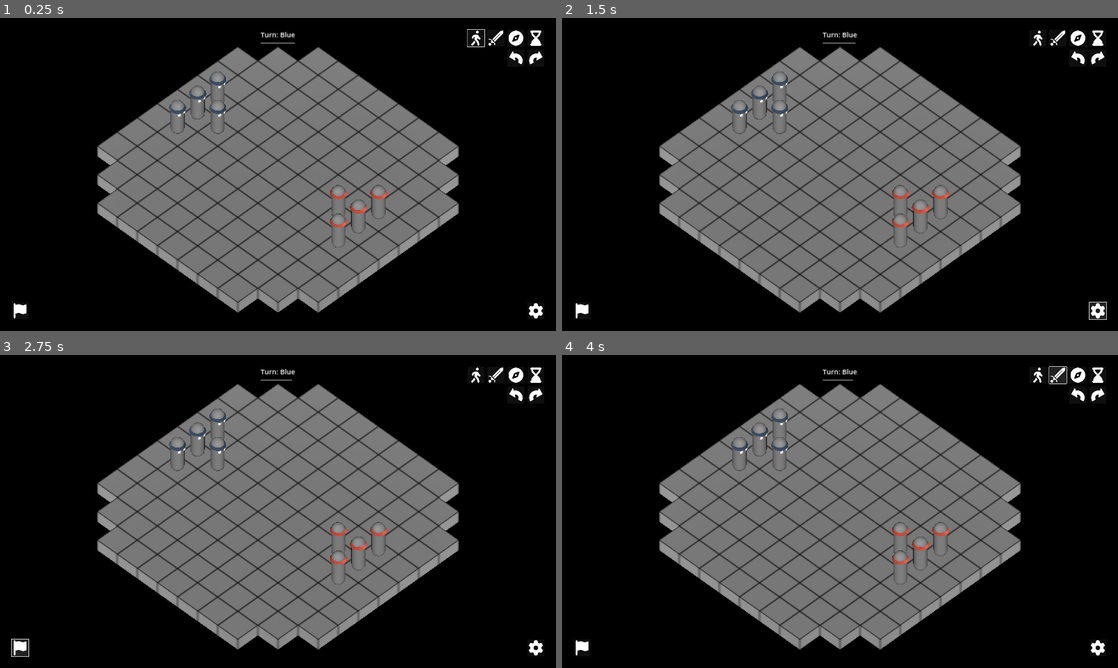
Above: before the commit, frames 1-4 (two rows, left to right).
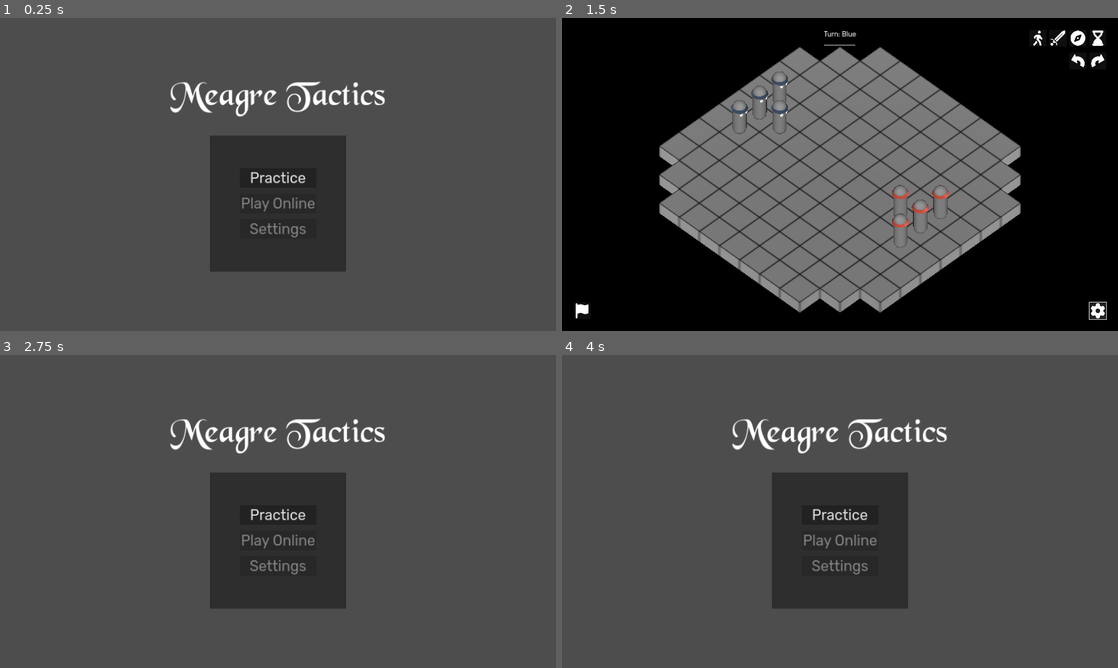
Above: after the commit, the same moments.

Repository: telmotrooper/meagre-tactics
Game: Godot game, scene res://ui/title_screen.tscn
The game is run twice, just before and just after one commit, with the same random seed, the same clock (stepped at 60 frames per second) and the same inputs. Before the commit the project starts from res://main.tscn.
Inputs (mouse positions are in pixels of both pictures, inside the frame that each line leads up to):
- Up to frame 1 (0.25 s): no input
- Up to frame 2 (1.5 s): click (840, 177) at 0.5 s, where only the run after the commit has a clickable "Practice"; click (1095, 312) at 1.25 s
- Up to frame 3 (2.75 s): click (22, 649) at 2 s
- Up to frame 4 (4 s): click (1040, 373) at 2.77 s; click (1056, 373) at 3.52 s

The runs differ from the first frame. In frame 1, 95% of the frame differs, in the area x 0-100%, y 0-100%; in frame 2, 0.2%; in frame 3, 95%; in frame 4, 95%.

Commit message:
initial title screen (#23)
* initial title screen

* surrender button returns to title screen

* added font 'black chancery'

* added font 'rubik regular'

* added panel on title screen

* added background music

Diff:
--- a/autoload/game_state.gd
+++ b/autoload/game_state.gd
@@ -4,6 +4,8 @@
 signal unit_hovered
 @warning_ignore("unused_signal")
 signal not_hovering_any_unit
+
+const TITLE_SCREEN := "res://ui/title_screen.tscn"
 
 @export var end_turn_sound: AudioStream
 
@@ -23,3 +25,6 @@
 func play_sound(audio_stream: AudioStream) -> void:
 	$AudioStreamPlayer.stream = audio_stream
 	$AudioStreamPlayer.play()
+
+func change_scene(path: String) -> void:
+	get_tree().change_scene_to_file(path)
--- a/autoload/game_state.tscn
+++ b/autoload/game_state.tscn
@@ -1,10 +1,15 @@
-[gd_scene load_steps=3 format=3 uid="uid://cpcaw8n28awfh"]
+[gd_scene load_steps=4 format=3 uid="uid://cpcaw8n28awfh"]
 
 [ext_resource type="Script" path="res://autoload/game_state.gd" id="1_rsbb3"]
 [ext_resource type="AudioStream" uid="uid://b4xl3iykj5xuh" path="res://sounds/game_sound_plucked_harp_warm_success_tone_zapsplat.mp3" id="2_i5f31"]
+[ext_resource type="AudioStream" uid="uid://yuxwjfottcan" path="res://sounds/i_know_im_nothing_biiansu_zapsplat.mp3" id="3_d4lek"]
 
 [node name="GameState" type="Node"]
 script = ExtResource("1_rsbb3")
 end_turn_sound = ExtResource("2_i5f31")
 
+[node name="BackgroundMusicPlayer" type="AudioStreamPlayer" parent="."]
+stream = ExtResource("3_d4lek")
+autoplay = true
+
 [node name="AudioStreamPlayer" type="AudioStreamPlayer" parent="."]
--- /dev/null
+++ b/game.tscn
@@ -0,0 +1,69 @@
+[gd_scene load_steps=10 format=3 uid="uid://cm7b76vakvonu"]
+
+[ext_resource type="Script" path="res://game.gd" id="1_2c1y3"]
+[ext_resource type="PackedScene" uid="uid://c7ss0ckdihwsf" path="res://board.tscn" id="2_qole7"]
+[ext_resource type="Script" path="res://board.gd" id="3_wltfk"]
+[ext_resource type="PackedScene" uid="uid://bfr6ahl1msuvj" path="res://unit/unit.tscn" id="4_p2ii1"]
+[ext_resource type="Script" path="res://camera_pivot.gd" id="5_xqxay"]
+[ext_resource type="AudioStream" uid="uid://dhra8lxayunuw" path="res://sounds/ceramic_square_bowl_turn_or_rotate_on_stone_surface_1_zapsplat.mp3" id="6_b454t"]
+[ext_resource type="AudioStream" uid="uid://xxejjtcm12rr" path="res://sounds/ceramic_square_bowl_turn_or_rotate_on_stone_surface_2_zapsplat.mp3" id="7_byk71"]
+[ext_resource type="PackedScene" uid="uid://djmy0eeab85si" path="res://ui/ui.tscn" id="8_aoq4e"]
+
+[sub_resource type="Environment" id="Environment_loftu"]
+background_mode = 1
+
+[node name="Game" type="Node3D"]
+script = ExtResource("1_2c1y3")
+
+[node name="Board" parent="." instance=ExtResource("2_qole7")]
+script = ExtResource("3_wltfk")
+
+[node name="Team1" type="Node" parent="Board"]
+
+[node name="Unit" parent="Board/Team1" instance=ExtResource("4_p2ii1")]
+transform = Transform3D(-4.37114e-08, 0, 1, 0, 1, 0, -1, 0, -4.37114e-08, -4, 1, -1)
+
+[node name="Unit2" parent="Board/Team1" instance=ExtResource("4_p2ii1")]
+transform = Transform3D(-4.37114e-08, 0, 1, 0, 1, 0, -1, 0, -4.37114e-08, -4, 1, 0)
+
+[node name="Unit3" parent="Board/Team1" instance=ExtResource("4_p2ii1")]
+transform = Transform3D(-4.37114e-08, 0, 1, 0, 1, 0, -1, 0, -4.37114e-08, -3, 1, 0)
+
+[node name="Unit4" parent="Board/Team1" instance=ExtResource("4_p2ii1")]
+transform = Transform3D(-4.37114e-08, 0, 1, 0, 1, 0, -1, 0, -4.37114e-08, -4, 1, 1)
+
+[node name="Team2" type="Node" parent="Board"]
+
+[node name="Unit" parent="Board/Team2" instance=ExtResource("4_p2ii1")]
+transform = Transform3D(1.31134e-07, 0, -1, 0, 1, 0, 1, 0, 1.31134e-07, 4, 1, 1)
+color = "red"
+
+[node name="Unit2" parent="Board/Team2" instance=ExtResource("4_p2ii1")]
+transform = Transform3D(1.31134e-07, 0, -1, 0, 1, 0, 1, 0, 1.31134e-07, 4, 1, -2.18557e-08)
+color = "red"
+
+[node name="Unit3" parent="Board/Team2" instance=ExtResource("4_p2ii1")]
+transform = Transform3D(1.31134e-07, 0, -1, 0, 1, 0, 1, 0, 1.31134e-07, 3, 1, 6.55671e-08)
+color = "red"
+
+[node name="Unit4" parent="Board/Team2" instance=ExtResource("4_p2ii1")]
+transform = Transform3D(1.31134e-07, 0, -1, 0, 1, 0, 1, 0, 1.31134e-07, 4, 1, -1)
+color = "red"
+
+[node name="CameraPivot" type="Node3D" parent="."]
+script = ExtResource("5_xqxay")
+sound_effect_left = ExtResource("6_b454t")
+sound_effect_right = ExtResource("7_byk71")
+
+[node name="Camera3D" type="Camera3D" parent="CameraPivot"]
+transform = Transform3D(0.707107, -0.5, 0.5, 0, 0.707107, 0.707107, -0.707107, -0.5, 0.5, 3, 4.5, 3)
+projection = 1
+size = 11.0
+
+[node name="DirectionalLight3D" type="DirectionalLight3D" parent="CameraPivot"]
+transform = Transform3D(0.707107, -0.5, 0.5, 0, 0.707107, 0.707107, -0.707107, -0.5, 0.5, 4, 5, 4)
+
+[node name="WorldEnvironment" type="WorldEnvironment" parent="."]
+environment = SubResource("Environment_loftu")
+
+[node name="UI" parent="." instance=ExtResource("8_aoq4e")]
--- a/main.tscn
+++ /dev/null
@@ -1,69 +0,0 @@
-[gd_scene load_steps=10 format=3 uid="uid://cm7b76vakvonu"]
-
-[ext_resource type="PackedScene" uid="uid://c7ss0ckdihwsf" path="res://board.tscn" id="1_655q7"]
-[ext_resource type="Script" path="res://main.gd" id="1_m5qru"]
-[ext_resource type="PackedScene" uid="uid://bfr6ahl1msuvj" path="res://unit/unit.tscn" id="2_6erff"]
-[ext_resource type="Script" path="res://board.gd" id="2_w2gau"]
-[ext_resource type="Script" path="res://camera_pivot.gd" id="3_6mpia"]
-[ext_resource type="PackedScene" uid="uid://djmy0eeab85si" path="res://ui/ui.tscn" id="5_n4uyp"]
-[ext_resource type="AudioStream" uid="uid://dhra8lxayunuw" path="res://sounds/ceramic_square_bowl_turn_or_rotate_on_stone_surface_1_zapsplat.mp3" id="6_qjc6m"]
-[ext_resource type="AudioStream" uid="uid://xxejjtcm12rr" path="res://sounds/ceramic_square_bowl_turn_or_rotate_on_stone_surface_2_zapsplat.mp3" id="7_aiorw"]
-
-[sub_resource type="Environment" id="Environment_loftu"]
-background_mode = 1
-
-[node name="Main" type="Node3D"]
-script = ExtResource("1_m5qru")
-
-[node name="Board" parent="." instance=ExtResource("1_655q7")]
-script = ExtResource("2_w2gau")
-
-[node name="Team1" type="Node" parent="Board"]
-
-[node name="Unit" parent="Board/Team1" instance=ExtResource("2_6erff")]
-transform = Transform3D(-4.37114e-08, 0, 1, 0, 1, 0, -1, 0, -4.37114e-08, -4, 1, -1)
-
-[node name="Unit2" parent="Board/Team1" instance=ExtResource("2_6erff")]
-transform = Transform3D(-4.37114e-08, 0, 1, 0, 1, 0, -1, 0, -4.37114e-08, -4, 1, 0)
-
-[node name="Unit3" parent="Board/Team1" instance=ExtResource("2_6erff")]
-transform = Transform3D(-4.37114e-08, 0, 1, 0, 1, 0, -1, 0, -4.37114e-08, -3, 1, 0)
-
-[node name="Unit4" parent="Board/Team1" instance=ExtResource("2_6erff")]
-transform = Transform3D(-4.37114e-08, 0, 1, 0, 1, 0, -1, 0, -4.37114e-08, -4, 1, 1)
-
-[node name="Team2" type="Node" parent="Board"]
-
-[node name="Unit" parent="Board/Team2" instance=ExtResource("2_6erff")]
-transform = Transform3D(1.31134e-07, 0, -1, 0, 1, 0, 1, 0, 1.31134e-07, 4, 1, 1)
-color = "red"
-
-[node name="Unit2" parent="Board/Team2" instance=ExtResource("2_6erff")]
-transform = Transform3D(1.31134e-07, 0, -1, 0, 1, 0, 1, 0, 1.31134e-07, 4, 1, -2.18557e-08)
-color = "red"
-
-[node name="Unit3" parent="Board/Team2" instance=ExtResource("2_6erff")]
-transform = Transform3D(1.31134e-07, 0, -1, 0, 1, 0, 1, 0, 1.31134e-07, 3, 1, 6.55671e-08)
-color = "red"
-
-[node name="Unit4" parent="Board/Team2" instance=ExtResource("2_6erff")]
-transform = Transform3D(1.31134e-07, 0, -1, 0, 1, 0, 1, 0, 1.31134e-07, 4, 1, -1)
-color = "red"
-
-[node name="CameraPivot" type="Node3D" parent="."]
-script = ExtResource("3_6mpia")
-sound_effect_left = ExtResource("6_qjc6m")
-sound_effect_right = ExtResource("7_aiorw")
-
-[node name="Camera3D" type="Camera3D" parent="CameraPivot"]
-transform = Transform3D(0.707107, -0.5, 0.5, 0, 0.707107, 0.707107, -0.707107, -0.5, 0.5, 3, 4.5, 3)
-projection = 1
-size = 11.0
-
-[node name="DirectionalLight3D" type="DirectionalLight3D" parent="CameraPivot"]
-transform = Transform3D(0.707107, -0.5, 0.5, 0, 0.707107, 0.707107, -0.707107, -0.5, 0.5, 4, 5, 4)
-
-[node name="WorldEnvironment" type="WorldEnvironment" parent="."]
-environment = SubResource("Environment_loftu")
-
-[node name="UI" parent="." instance=ExtResource("5_n4uyp")]
--- a/project.godot
+++ b/project.godot
@@ -11,7 +11,7 @@
 [application]
 
 config/name="Meagre Tactics"
-run/main_scene="res://main.tscn"
+run/main_scene="res://ui/title_screen.tscn"
 config/features=PackedStringArray("4.3", "Forward Plus")
 config/icon="res://icon.svg"
 
@@ -28,6 +28,7 @@
 [gui]
 
 theme/custom="res://ui/theme.tres"
+theme/custom_font="res://ui/fonts/rubik_regular.ttf"
 
 [layer_names]
 
--- a/ui/theme.tres
+++ b/ui/theme.tres
@@ -1,4 +1,6 @@
-[gd_resource type="Theme" format=3 uid="uid://brc2s1pdg7hdb"]
+[gd_resource type="Theme" load_steps=2 format=3 uid="uid://brc2s1pdg7hdb"]
+
+[ext_resource type="FontFile" uid="uid://c05l6327icab2" path="res://ui/fonts/black_chancery.ttf" id="1_urdoo"]
 
 [resource]
 Button/font_sizes/font_size = 32
@@ -12,4 +14,9 @@
 RichTextLabel/font_sizes/italics_font_size = 24
 RichTextLabel/font_sizes/mono_font_size = 24
 RichTextLabel/font_sizes/normal_font_size = 24
-VBoxContainer/constants/separation = 10
+TitleScreenButton/base_type = &"Button"
+TitleScreenButton/font_sizes/font_size = 50
+TitleScreenRichTextLabel/base_type = &"RichTextLabel"
+TitleScreenRichTextLabel/font_sizes/normal_font_size = 120
+TitleScreenRichTextLabel/fonts/normal_font = ExtResource("1_urdoo")
+VBoxContainer/constants/separation = 20
--- /dev/null
+++ b/ui/title_screen.gd
@@ -0,0 +1,6 @@
+extends Node3D
+
+@export var practice_scene: PackedScene
+
+func _on_practice_button_pressed() -> void:
+	get_tree().change_scene_to_packed(practice_scene)
--- /dev/null
+++ b/ui/title_screen.tscn
@@ -0,0 +1,79 @@
+[gd_scene load_steps=3 format=3 uid="uid://bu2f54i4tkcy7"]
+
+[ext_resource type="Script" path="res://ui/title_screen.gd" id="1_cl6t8"]
+[ext_resource type="PackedScene" uid="uid://cm7b76vakvonu" path="res://game.tscn" id="2_ig3re"]
+
+[node name="TitleScreen" type="Node3D"]
+script = ExtResource("1_cl6t8")
+practice_scene = ExtResource("2_ig3re")
+
+[node name="Control" type="Control" parent="."]
+layout_mode = 3
+anchors_preset = 15
+anchor_right = 1.0
+anchor_bottom = 1.0
+grow_horizontal = 2
+grow_vertical = 2
+
+[node name="RichTextLabel" type="RichTextLabel" parent="Control"]
+layout_mode = 1
+anchors_preset = 5
+anchor_left = 0.5
+anchor_right = 0.5
+offset_left = -230.5
+offset_top = 200.0
+offset_right = 230.5
+offset_bottom = 288.0
+grow_horizontal = 2
+theme_type_variation = &"TitleScreenRichTextLabel"
+bbcode_enabled = true
+text = "Meagre Tactics"
+fit_content = true
+autowrap_mode = 0
+
+[node name="Panel" type="Panel" parent="Control"]
+layout_mode = 1
+anchors_preset = 8
+anchor_left = 0.5
+anchor_top = 0.5
+anchor_right = 0.5
+anchor_bottom = 0.5
+offset_left = -235.0
+offset_top = -135.0
+offset_right = 235.0
+offset_bottom = 335.0
+grow_horizontal = 2
+grow_vertical = 2
+
+[node name="VBoxContainer" type="VBoxContainer" parent="Control/Panel"]
+layout_mode = 1
+anchors_preset = 8
+anchor_left = 0.5
+anchor_top = 0.5
+anchor_right = 0.5
+anchor_bottom = 0.5
+offset_left = -100.5
+offset_top = -34.0
+offset_right = 100.5
+offset_bottom = 34.0
+grow_horizontal = 2
+grow_vertical = 2
+
+[node name="PracticeButton" type="Button" parent="Control/Panel/VBoxContainer"]
+layout_mode = 2
+theme_type_variation = &"TitleScreenButton"
+text = "Practice"
+
+[node name="PlayOnlineButton" type="Button" parent="Control/Panel/VBoxContainer"]
+layout_mode = 2
+theme_type_variation = &"TitleScreenButton"
+disabled = true
+text = "Play Online"
+
+[node name="SettingsButton" type="Button" parent="Control/Panel/VBoxContainer"]
+layout_mode = 2
+theme_type_variation = &"TitleScreenButton"
+disabled = true
+text = "Settings"
+
+[connection signal="pressed" from="Control/Panel/VBoxContainer/PracticeButton" to="." method="_on_practice_button_pressed"]
--- a/ui/ui.gd
+++ b/ui/ui.gd
@@ -38,3 +38,6 @@
 
 func _on_turn_timer_timeout() -> void:
 	GameState.end_turn()
+
+func _on_surrender_button_pressed() -> void:
+	GameState.change_scene(GameState.TITLE_SCREEN)
--- a/ui/ui.tscn
+++ b/ui/ui.tscn
@@ -134,5 +134,6 @@
 wait_time = 0.25
 autostart = true
 
+[connection signal="pressed" from="MarginContainer/SurrenderButton" to="." method="_on_surrender_button_pressed"]
 [connection signal="timeout" from="TurnTimer" to="." method="_on_turn_timer_timeout"]
 [connection signal="timeout" from="TickTimer" to="." method="_on_tick_timer_timeout"]
Renamed: main.gd -> game.gd
Not shown, added: sounds/i_know_im_nothing_biiansu_zapsplat.mp3.import
Binary file added: ui/fonts/black_chancery.ttf
Not shown, added: ui/fonts/black_chancery.ttf.import
Binary file added: ui/fonts/rubik_regular.ttf
Not shown, added: ui/fonts/rubik_regular.ttf.import
Not shown, added: sounds/i_know_im_nothing_biiansu_zapsplat.mp3
